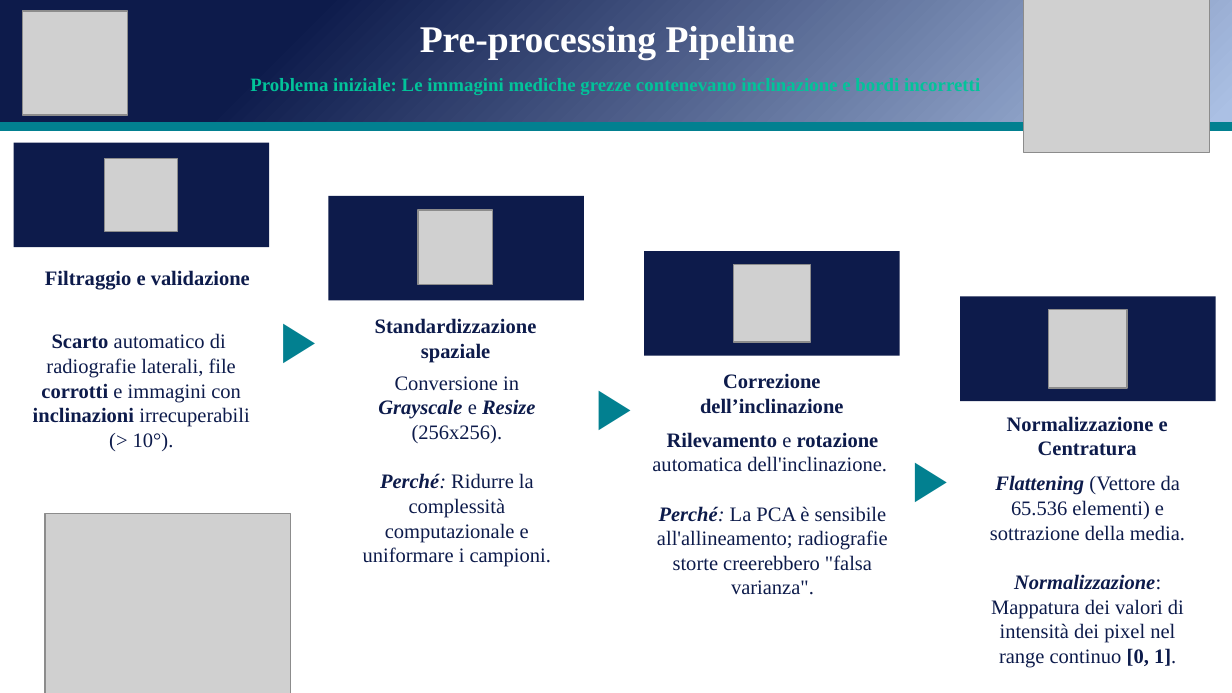
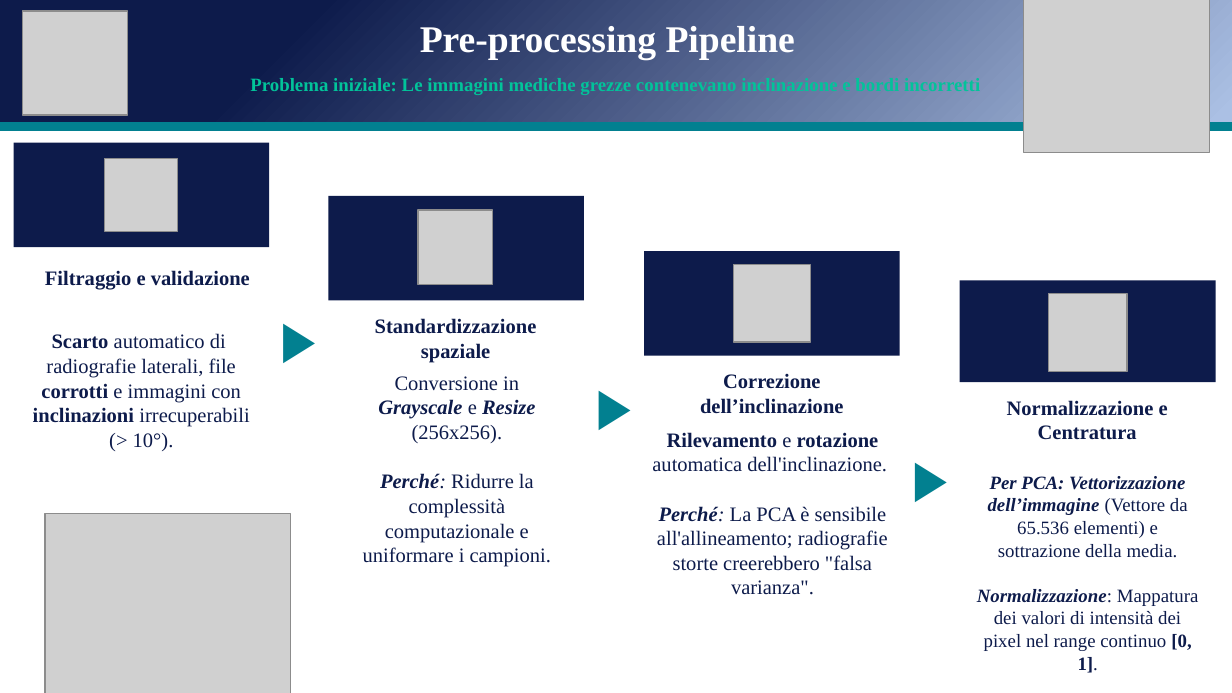
Before and after one commit to andreapatruno1/Image-Compression-and-Analysis, a slide deck: slide 4 of docs/SVD e PCA per l'analisi di immagini mediche.pptx. Drawn at 1232x693 pixels with LibreOffice and Linux fonts; fonts in the diff are those of the drawing; grey boxes stand for pictures. Boxes give left, top, right and bottom in pixels: in the first picture for what was removed or moved away, otherwise in the second. Text is boxed around its words. In the diff, an @@ line names an element or a change of style, - is before the commit and + after.

```diff
--- a/docs/SVD e PCA per l'analisi di immagini mediche.pptx
+++ b/docs/SVD e PCA per l'analisi di immagini mediche.pptx
@@ rectangle: place and size @@
-rectangle at box(960, 297, 1215, 685)
+rectangle at box(960, 281, 1226, 683)
@@ 1 text, 1 rectangle, 1 picture: place and size @@
-1 text, 1 rectangle, 1 picture at box(960, 297, 1215, 456)
+1 text, 1 rectangle, 1 picture at box(960, 281, 1216, 440)
@@ text at box(988, 476, 1188, 558): text changed; size 12 to 11 pt @@
-Flattening (Vettore da 65.536 elementi) e sottrazione della media.
+Per PCA: Vettorizzazione dell’immagine (Vettore da 65.536 elementi) e sottrazione della media.
@@ text at box(977, 589, 1199, 673): size 12 to 11 pt in "Normalizzazione: Mappatura dei valori di intensità dei ..." @@
```
Also in this commit, not shown: 11 other slides changed, 9 other files.
